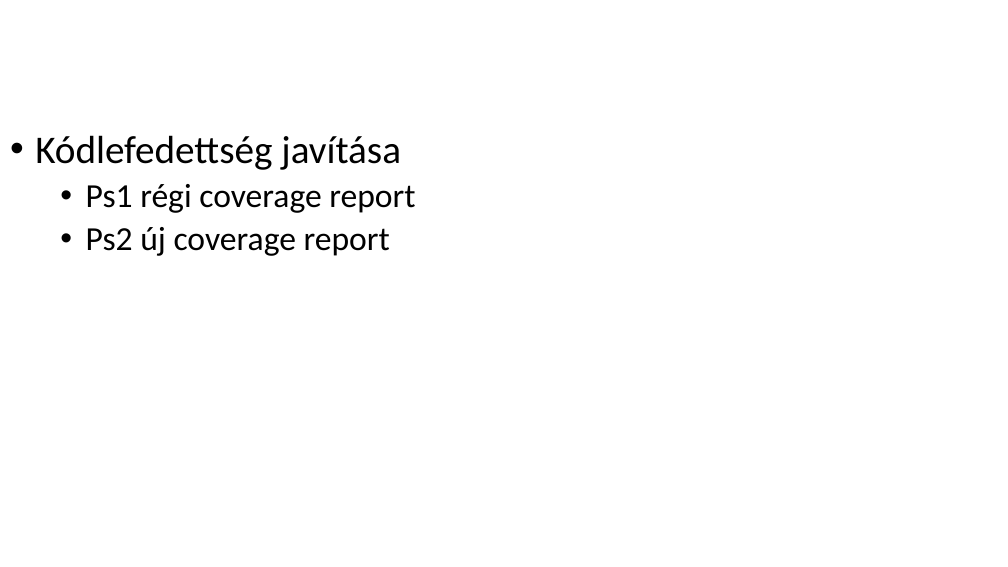
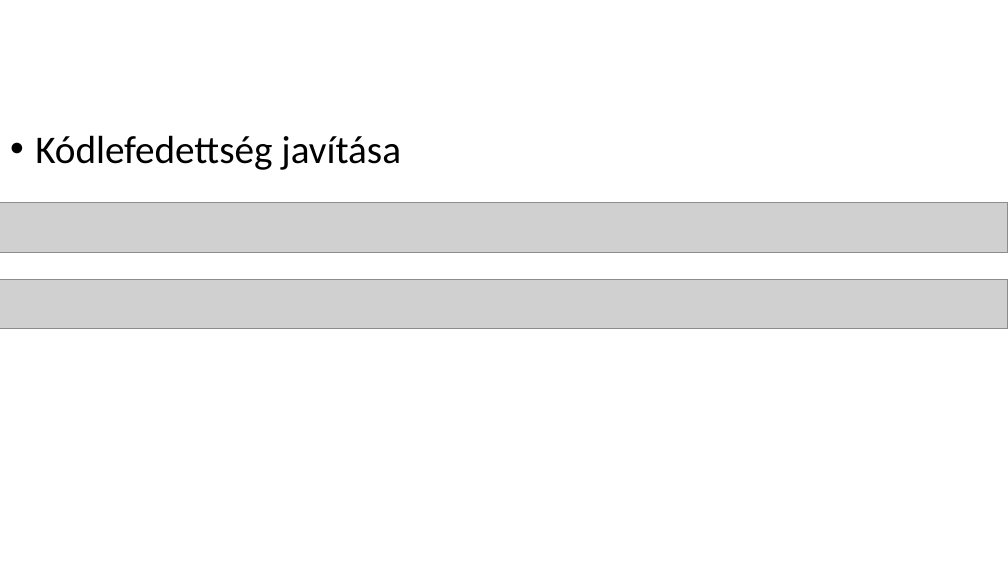
Before and after one commit to schonherz-java-ee-2016-spring/sandbox, a slide deck: slide 8 of ksz/KovácsSzabolcsZoltán.pptx. Drawn at 1008x567 pixels with LibreOffice and Linux fonts; fonts in the diff are those of the drawing; grey boxes stand for pictures; background and template pictures are left out. Boxes give left, top, right and bottom in pixels: in the first picture for what was removed or moved away, otherwise in the second. Text is boxed around its words. In the diff, an @@ line names an element or a change of style, - is before the commit and + after.

Commit message:
asd

```diff
--- a/ksz/KovácsSzabolcsZoltán.pptx
+++ b/ksz/KovácsSzabolcsZoltán.pptx
@@ picture added at [0,202,1008,252] @@
@@ text at [86,184,415,256]: paragraphs removed @@
-  • Ps1 régi coverage report
-  • Ps2 új coverage report
@@ picture added at [0,279,1008,329] @@
```
Also in this commit, not shown: 1 slide added, 1 slide removed.
